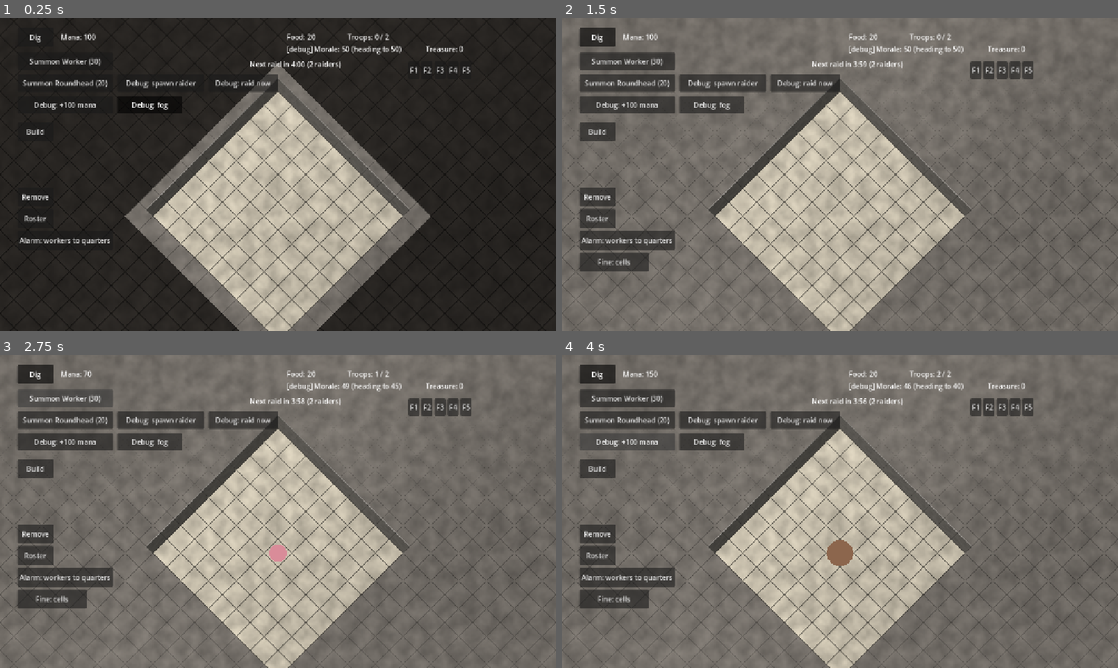
Above: before the commit, frames 1-4 (two rows, left to right).
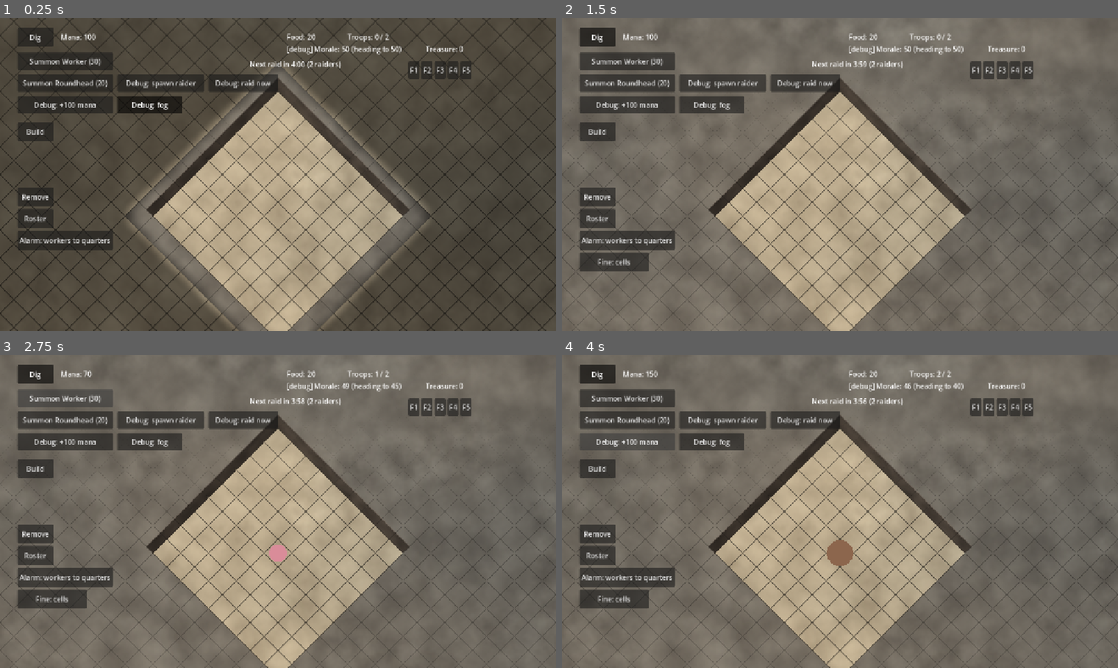
Above: after the commit, the same moments.

Repository: SirSizzle24/mazelord
Game: Godot game, scene res://Scenes/main.tscn
The game is run twice, just before and just after one commit, with the same random seed, the same clock (stepped at 60 frames per second) and the same inputs.
Inputs:
- Up to frame 1 (0.25 s): no input
- Up to frame 2 (1.5 s): click "Debug: fog" at 0.5 s; click "Dig" at 1.25 s
- Up to frame 3 (2.75 s): click "Summon Worker (30)" at 2 s
- Up to frame 4 (4 s): click "Summon Roundhead (20)" at 2.75 s; click "Debug: +100 mana" at 3.5 s

The runs differ from the first frame. In frame 1, 75% of the frame differs, in the area x 0-100%, y 0-100%; in frame 2, 12%; in frame 3, 12%; in frame 4, 11%.

Commit message:
Full-color surfaces with variation; smooth fog edges from a visibility image

Diff:
--- a/scripts/fog.gd
+++ b/scripts/fog.gd
@@ -23,6 +23,8 @@
 var memory: Dictionary = {}  # tile -> its ground kind when last seen
 var memory_overlays: Dictionary = {}  # tile -> color of what stood on it when last seen (if anything)
 var visible_tiles: Dictionary = {}  # tiles in sight right now (used as a set)
+var vis_image: Image  # one pixel per cell: white in sight, black not; the shader blends it smoothly
+var vis_texture: ImageTexture
 var timer := 0.0
 var fog_enabled := true  # debug: switch the fog off to see the whole map
 
@@ -33,20 +35,24 @@
 	for color in grid.ground_colors():
 		colors.append(color.darkened(MEMORY_DARKEN))
 	marked_kind = colors.size()
-	colors.append(grid.MARKED_COLOR)
+	colors.append(grid.MARKED_TINT)
 	layer.tile_set = TileTextures.build(colors, grid.TILE_WIDTH)
-	layer.material = SurfaceMaterial.make(null)  # remembered ground keeps its texture, dimmed
+	vis_image = Image.create(grid.GRID_WIDTH, grid.GRID_HEIGHT, false, Image.FORMAT_L8)  # starts all black
+	vis_texture = ImageTexture.create_from_image(vis_image)
+	layer.material = SurfaceMaterial.make(null, "floor")  # remembered ground keeps its texture, dimmed
+	_add_fog_settings(layer.material, 1)
 	layer.show_behind_parent = true  # under the remembered furnishings this node draws
 	add_child(layer)
 	layer.position = grid.tile_to_screen(Vector2i.ZERO) - layer.map_to_local(Vector2i.ZERO)
 
 	# Walls stay inside their own cells, so they never cover troops or neighbors, and need no depth sorting.
-	var rock: Color = grid.ROCK_COLOR.lightened(0.15)
-	var deposit: Color = grid.DEPOSIT_COLOR.darkened(0.2)
+	var rock: Color = Color.WHITE  # tints: the wall textures carry the color
+	var deposit: Color = grid.DEPOSIT_TINT
 	var wall_art: Dictionary = TileTextures.build_walls([rock, rock.darkened(MEMORY_DARKEN), deposit,
-		deposit.darkened(MEMORY_DARKEN), grid.MARKED_COLOR], grid.TILE_WIDTH, WALL_FACE_HEIGHT)
+		deposit.darkened(MEMORY_DARKEN), grid.MARKED_TINT], grid.TILE_WIDTH, WALL_FACE_HEIGHT)
 	walls.tile_set = wall_art["tile_set"]
-	walls.material = SurfaceMaterial.make(wall_art["mask"])  # tops and faces textured separately
+	walls.material = SurfaceMaterial.make(wall_art["mask"], "wall_top")  # tops and faces textured separately
+	_add_fog_settings(walls.material, 2)
 	add_child(walls)
 	walls.position = layer.position
 	grid.cell_dug.connect(_on_cell_dug)
@@ -63,6 +69,15 @@
 			_paint(Vector2i(x, y))
 
 
+## Hands the shader what it needs for smooth fog edges. mode 1 fades the flat fog; mode 2 dims walls.
+func _add_fog_settings(material: ShaderMaterial, mode: int) -> void:
+	material.set_shader_parameter("fog_mode", mode)
+	material.set_shader_parameter("vis_tex", vis_texture)
+	material.set_shader_parameter("grid_cells", Vector2(grid.GRID_WIDTH, grid.GRID_HEIGHT))
+	material.set_shader_parameter("cell_size", float(grid.TILE_WIDTH))
+	material.set_shader_parameter("memory_brightness", 1.0 - MEMORY_DARKEN)
+
+
 func _remember(tile: Vector2i) -> void:
 	if not grid.is_in_bounds(tile):
 		return
@@ -78,9 +93,8 @@
 ## seen, or a bright mark), and its wall.
 func _paint(tile: Vector2i) -> void:
 	_paint_wall(tile)
-	if visible_tiles.has(tile):
-		layer.erase_cell(tile)
-		return
+	# Every cell keeps a fog tile, even in sight: the shader makes it see-through there, fading smoothly
+	# at the edge of sight instead of switching per cell.
 	var kind: int = memory.get(tile, grid.Ground.ROCK)
 	if grid.is_marked(tile):
 		kind = marked_kind
@@ -101,9 +115,9 @@
 	if grid.is_marked(tile):
 		wall = Wall.MARKED  # your own marks always show
 	elif kind == grid.Ground.DEPOSIT_ROCK:
-		wall = Wall.DEPOSIT if in_sight else Wall.DEPOSIT_DIM
+		wall = Wall.DEPOSIT  # dimmed out of sight by the shader, smoothly
 	else:
-		wall = Wall.ROCK if in_sight else Wall.ROCK_DIM
+		wall = Wall.ROCK
 	# Faces only where they face floor you know about: lower-left looks at (x, y + 1), lower-right at
 	# (x + 1, y), and the inside-corner piece at the diagonal (x + 1, y + 1). The atlas row is the
 	# bit flag of which show (1 left, 2 right, 4 corner).
@@ -178,6 +192,8 @@
 	visible_tiles = now
 	for tile in changed:
 		_paint_with_neighbors(tile)
+		vis_image.set_pixelv(tile, Color.WHITE if now.has(tile) else Color.BLACK)
+	vis_texture.update(vis_image)  # send the changed visibility to the graphics card
 	queue_redraw()  # remembered furnishings and items may have come into or out of view
 
 
@@ -194,6 +210,11 @@
 ## Debug: hides or shows the fog. With it off, every tile counts as known.
 func set_fog_enabled(enabled: bool) -> void:
 	fog_enabled = enabled
+	vis_image.fill(Color.BLACK if enabled else Color.WHITE)  # with the fog off, everything counts as seen
+	if enabled:
+		for tile in visible_tiles:
+			vis_image.set_pixelv(tile, Color.WHITE)
+	vis_texture.update(vis_image)
 	layer.visible = enabled  # hide the flat fog, but keep the walls
 	for x in grid.GRID_WIDTH:
 		for y in grid.GRID_HEIGHT:
--- a/scripts/grid.gd
+++ b/scripts/grid.gd
@@ -28,6 +28,10 @@
 const MARKED_COLOR := Color(0.55, 0.38, 0.25)  # rock marked for digging
 const DEPOSIT_COLOR := Color(0.30, 0.75, 0.95)  # a mana deposit, in rock or on open floor
 const LAIR_COLOR := Color(0.80, 0.15, 0.15)  # a monster lair (a marker until combat exists)
+# Tints for textured surfaces (see ground_colors): white leaves a texture as painted.
+const MARKED_TINT := Color(1.0, 0.78, 0.55)  # warm orange: marked for digging
+const DEPOSIT_TINT := Color(0.65, 0.88, 1.0)  # icy blue: a mana deposit
+const LAIR_TINT := Color(1.0, 0.55, 0.55)  # red: a monster lair
 const ITEM_COLORS := {"mana_cache": Color(0.45, 0.80, 1.0), "food_cache": Color(0.90, 0.75, 0.30),
 	"treasure": Color(0.75, 0.45, 0.95), "lore": Color(0.95, 0.95, 0.90)}
 
@@ -107,7 +111,7 @@
 		tiles.append(column)
 
 	ground.tile_set = TileTextures.build(ground_colors(), TILE_WIDTH)
-	ground.material = SurfaceMaterial.make(null)  # world-space texture detail
+	ground.material = SurfaceMaterial.make(null, "floor")  # world-space texture detail
 	ground.show_behind_parent = true  # drawn under this node's own drawing (furnishings, items)
 	add_child(ground)
 	# Line the layer's cells up exactly with tile_to_screen(), whatever offset Godot's layout uses.
@@ -880,8 +884,10 @@
 
 
 ## The placeholder color for each Ground kind, in enum order. The fog builds a darkened copy.
+## These are tints, not colors: the textures carry the real colors and the shader multiplies these onto
+## them, so white shows a texture exactly as painted and anything else tints it.
 func ground_colors() -> Array:
-	return [ROCK_COLOR, FLOOR_COLOR, MARKED_COLOR, DEPOSIT_COLOR.darkened(0.35), DEPOSIT_COLOR, LAIR_COLOR]
+	return [Color.WHITE, Color.WHITE, MARKED_TINT, DEPOSIT_TINT.darkened(0.15), DEPOSIT_TINT, LAIR_TINT]
 
 
 ## Which kind of ground a tile shows: marks first, then deposits and lairs, then rock or floor.
--- a/scripts/surface.gdshader
+++ b/scripts/surface.gdshader
@@ -10,12 +10,23 @@
 uniform sampler2D top_tex : repeat_enable, filter_linear_mipmap;
 uniform sampler2D face_tex : repeat_enable, filter_linear_mipmap;
 uniform sampler2D macro_tex : repeat_enable, filter_linear_mipmap;
-uniform float top_scale = 512.0;  // world pixels per repeat of the top texture
-uniform float face_scale = 256.0;  // world pixels along a wall per repeat of the face texture
+// Scales are world pixels per repeat. A 2048 texture over 1024 world pixels = 2 texture pixels per world
+// pixel, so 128 per 64-pixel cell: sharp even at the camera's 2x zoom.
+uniform float top_scale = 1024.0;  // world pixels per repeat of the floor and wall-top textures
+uniform float face_scale = 1024.0;  // world pixels along a wall per repeat of the face texture
+uniform float face_height = 48.0;  // must match WALL_FACE_HEIGHT in fog.gd, to keep the same density
 uniform float macro_scale = 3000.0;  // world pixels per repeat of the variation texture
-uniform float detail_strength = 0.3;  // how strongly the textures change the base colors
-uniform float macro_strength = 0.15;
+uniform float macro_strength = 0.15;  // how much brightness drifts across big areas
+uniform float hue_strength = 0.04;  // how much the color drifts warmer or cooler across big areas
 uniform float ridge_highlight = 0.12;  // extra light along the top edge of faces
+
+// Smooth fog edges. vis_tex has one pixel per cell, white where a troop can see; read with linear
+// filtering, it blends between neighboring cells, giving a smooth value from 1 (in sight) to 0.
+uniform int fog_mode = 0;  // 0: no fog effect; 1: the flat fog, fading out where visible; 2: walls, dimming where not
+uniform sampler2D vis_tex : filter_linear;
+uniform vec2 grid_cells = vec2(180.0, 180.0);  // the grid's size in cells
+uniform float cell_size = 64.0;  // a cell's width in pixels
+uniform float memory_brightness = 0.45;  // how bright remembered walls are, compared with lit ones
 
 varying vec2 world;
 
@@ -23,24 +34,56 @@
 	world = (MODEL_MATRIX * vec4(VERTEX, 0.0, 1.0)).xy;
 }
 
+// Rotates a 2D point; used to sample a second, turned copy of a texture.
+vec2 turn(vec2 p, float angle) {
+	return vec2(p.x * cos(angle) - p.y * sin(angle), p.x * sin(angle) + p.y * cos(angle));
+}
+
+// Reads a texture twice, at different scales and turns, and blends between the two copies by a slow
+// noise. Wherever you look it's a different mix, so the repeat never lines up the same way twice.
+vec3 blended(sampler2D tex, vec2 p, vec2 at) {
+	vec3 first = texture(tex, p).rgb;
+	vec3 second = texture(tex, turn(p, 0.6) * 0.73 + vec2(0.31, 0.77)).rgb;
+	float mix_amount = smoothstep(0.35, 0.65, texture(macro_tex, at / (macro_scale * 0.6) + vec2(0.5)).r);
+	return mix(first, second, mix_amount);
+}
+
+// How visible a world position is, from 0 to 1, by turning it back into grid coordinates (the reverse
+// of tile_to_screen) and reading the visibility image there.
+float visibility(vec2 at) {
+	vec2 scaled = at / (cell_size * 0.5);
+	vec2 cell = vec2(scaled.x + scaled.y, scaled.y - scaled.x) * 0.5;
+	return smoothstep(0.0, 1.0, texture(vis_tex, (cell + vec2(0.5)) / grid_cells).r);
+}
+
 void fragment() {
-	vec4 base = texture(TEXTURE, UV);
-	float detail = texture(top_tex, world / top_scale).r;
+	vec4 base = texture(TEXTURE, UV);  // the tile's tint: white, a gray for memory or shading, or a hue
+	vec3 surface = blended(top_tex, world / top_scale, world);
 	float ridge = 0.0;
 	if (use_mask) {
 		vec4 part = texture(mask_tex, UV);
 		if (part.r < 0.5) {
 			// A face. Distance along the wall runs down-right for a lower-left face and down-left for a
-			// lower-right one; the mask's blue is the height up the face.
+			// lower-right one; the mask's blue is the height up the face, at the same density.
 			vec2 along = part.g < 0.5 ? vec2(0.7071, 0.7071) : vec2(-0.7071, 0.7071);
 			float u = dot(world, along) / face_scale;
-			detail = texture(face_tex, vec2(u, part.b * 0.25)).r;
+			surface = blended(face_tex, vec2(u, part.b * face_height / face_scale), world);
 			ridge = smoothstep(0.85, 1.0, part.b);
 		}
 	}
-	float macro = texture(macro_tex, world / macro_scale).r;
-	vec3 color = base.rgb * (1.0 - detail_strength / 2.0 + detail_strength * detail);
-	color *= 1.0 - macro_strength / 2.0 + macro_strength * macro;
+	// Slow drifts across the map: brightness, and a touch warmer or cooler, from two different
+	// readings of the variation texture.
+	float bright = texture(macro_tex, world / macro_scale).r;
+	float warm = texture(macro_tex, world / (macro_scale * 1.9) + vec2(0.23, 0.61)).r;
+	vec3 color = base.rgb * surface;
+	color *= 1.0 - macro_strength / 2.0 + macro_strength * bright;
+	color *= vec3(1.0) + hue_strength * (warm - 0.5) * vec3(2.0, 0.0, -2.0);
 	color += ridge * ridge_highlight;
-	COLOR = vec4(color, base.a);
+	float alpha = base.a;
+	if (fog_mode == 1) {
+		alpha *= 1.0 - visibility(world);  // the flat fog fades away where troops can see
+	} else if (fog_mode == 2) {
+		color *= mix(memory_brightness, 1.0, visibility(world));  // walls dim smoothly out of sight
+	}
+	COLOR = vec4(color, alpha);
 }
--- a/scripts/surface_material.gd
+++ b/scripts/surface_material.gd
@@ -9,16 +9,27 @@
 
 
 ## A material for a layer. Walls pass their mask; ground and fog pass null (everything is top).
-static func make(mask: Texture2D) -> ShaderMaterial:
+## top is which texture the top surfaces use: "floor" for the ground, "wall_top" for walls.
+static func make(mask: Texture2D, top: String) -> ShaderMaterial:
 	var material := ShaderMaterial.new()
 	material.shader = Surface
 	material.set_shader_parameter("use_mask", mask != null)
 	if mask != null:
 		material.set_shader_parameter("mask_tex", mask)
-	material.set_shader_parameter("top_tex", _texture("top", 0.02))
-	material.set_shader_parameter("face_tex", _texture("face", 0.03))
+	material.set_shader_parameter("top_tex", _texture(top, 0.02))
+	material.set_shader_parameter("face_tex", _texture("wall_face", 0.03))
 	material.set_shader_parameter("macro_tex", _texture("macro", 0.006))
 	return material
+
+
+## Placeholder colors for each texture, darkest to lightest, until your paintings replace them.
+## The variation texture stays gray: the shader only reads its brightness.
+const PLACEHOLDER_COLORS := {
+	"floor": [Color(0.60, 0.55, 0.46), Color(0.80, 0.75, 0.64)],
+	"wall_top": [Color(0.36, 0.34, 0.31), Color(0.52, 0.50, 0.46)],
+	"wall_face": [Color(0.26, 0.23, 0.20), Color(0.44, 0.39, 0.34)],
+	"macro": [Color.BLACK, Color.WHITE],
+}
 
 
 ## A seamless noise texture, made once per name. Higher frequency means finer grain.
@@ -34,5 +45,8 @@
 		texture.seamless = true  # its edges match, so it repeats invisibly
 		texture.generate_mipmaps = true
 		texture.noise = noise
+		var ramp := Gradient.new()  # turns the noise's gray into the placeholder colors
+		ramp.colors = PackedColorArray(PLACEHOLDER_COLORS[texture_name])
+		texture.color_ramp = ramp
 		_textures[texture_name] = texture
 	return _textures[texture_name]
